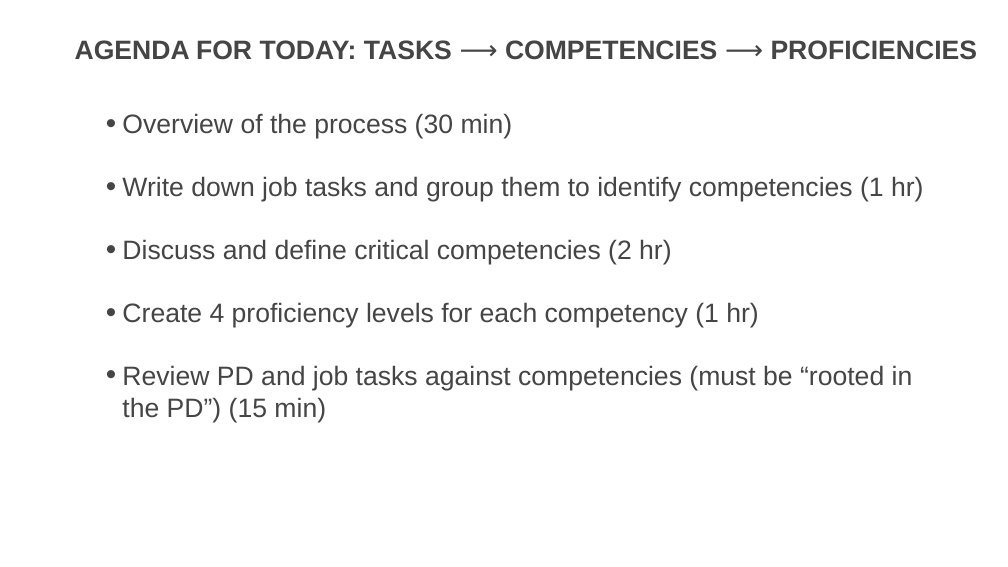
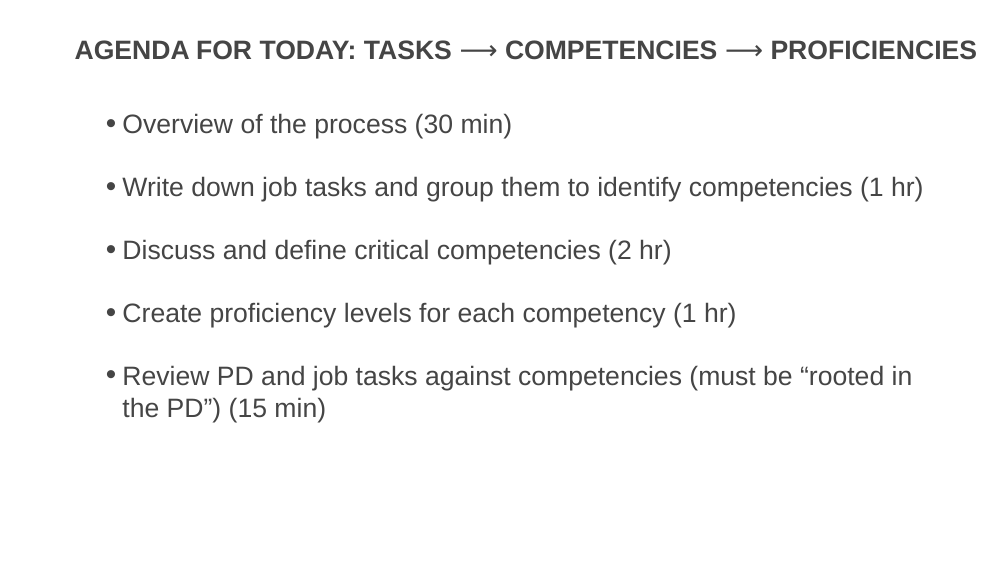
Before and after one commit to usds/SME-QA-Website, a slide deck: slide 6 of toolkit/job-analysis/job-analysis-presentation.pptx. Drawn at 1008x567 pixels with LibreOffice and Linux fonts; fonts in the diff are those of the drawing. Boxes give left, top, right and bottom in pixels: in the first picture for what was removed or moved away, otherwise in the second. Text is boxed around its words. In the diff, an @@ line names an element or a change of style, - is before the commit and + after.

```diff
--- a/toolkit/job-analysis/job-analysis-presentation.pptx
+++ b/toolkit/job-analysis/job-analysis-presentation.pptx
@@ text at (x1=122, y1=302, x2=736, y2=327): text changed @@
-  • Create 4 proficiency levels for each competency (1 hr)
+  • Create proficiency levels for each competency (1 hr)
```
Also in this commit, not shown: 10 other slides changed, 3 slides added.
